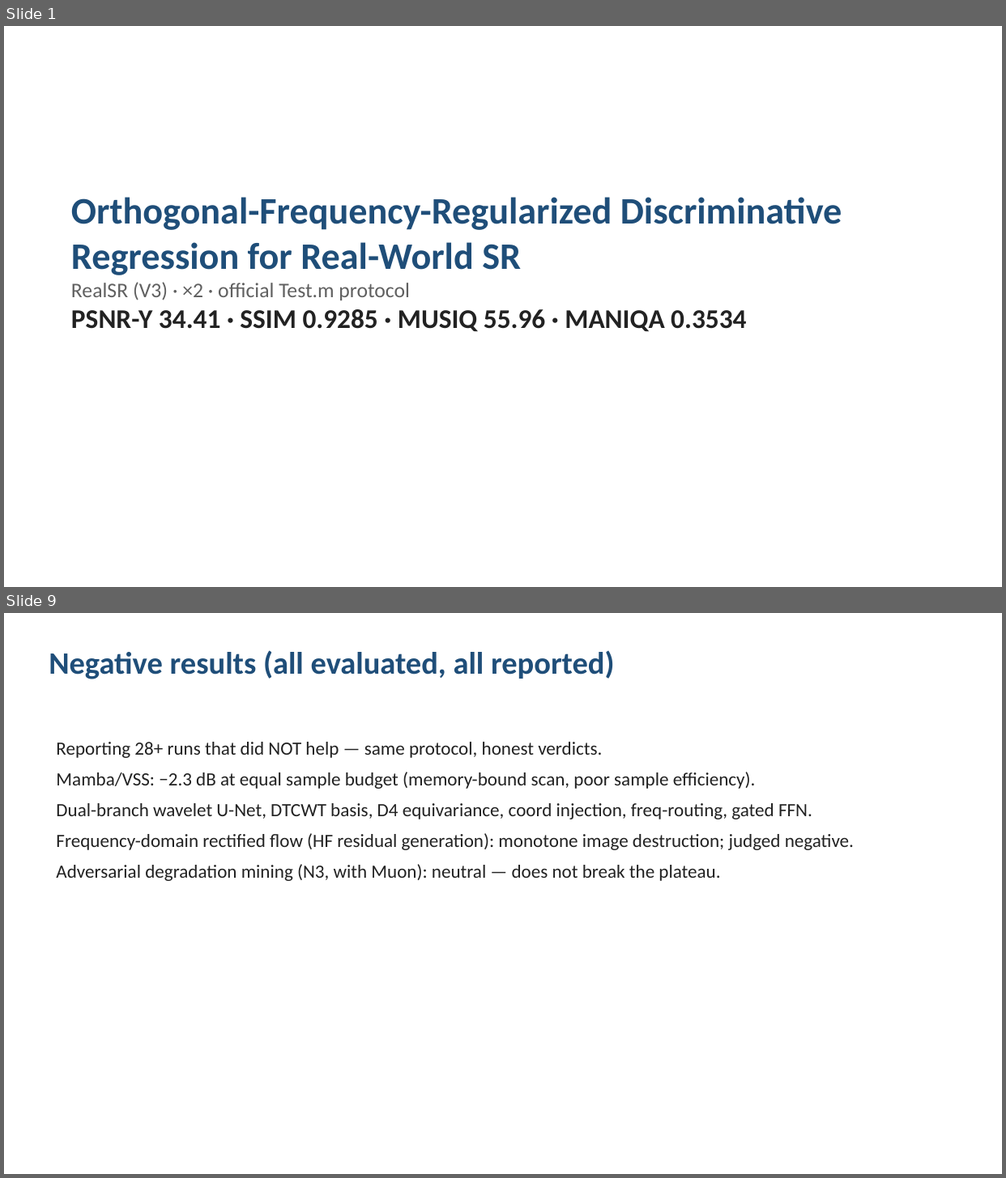
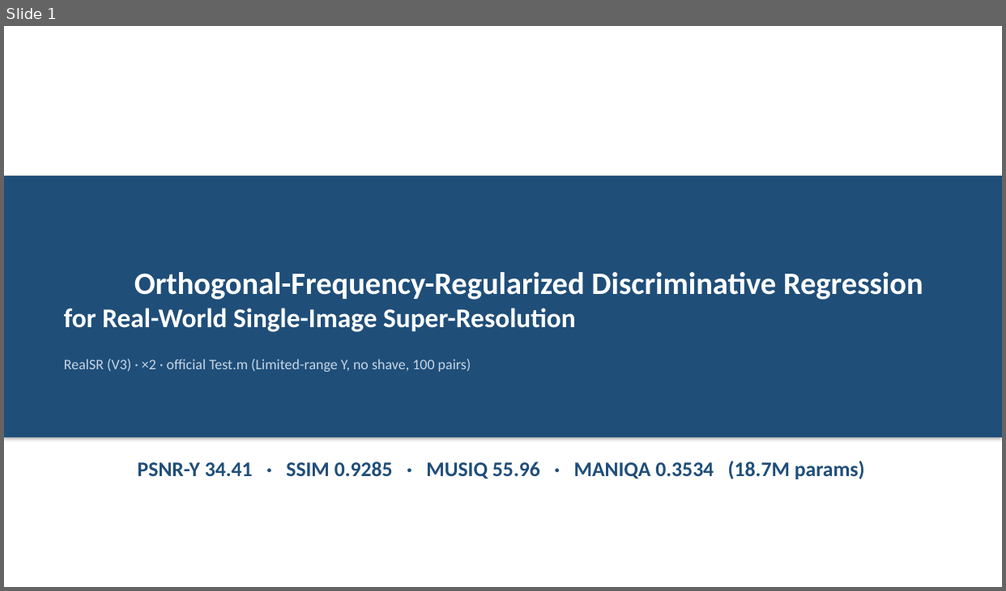
Before and after one commit to KiritoFD/SwinIR-refine, a slide deck: docs/slides.pptx. Shown one above the other, each under a label of ours: slides 1 and 9 before the commit, slide 1 after it; the slides between them are not shown. The pictures are 1006x1178 and 1006x591 pixels, drawn with LibreOffice and Linux fonts; fonts in the diff are those of the drawing. Boxes give left, top, right and bottom in pixels: in the first picture for what was removed or moved away, otherwise in the second. Text is boxed around its words. In the diff, an @@ line names an element or a change of style, - is before the commit and + after.

```diff
--- a/docs/slides.pptx
+++ b/docs/slides.pptx
@@ slide 9 removed at (x1=4, y1=613, x2=1002, y2=1174), background #FFFFFF @@
@@ text removed at (x1=49, y1=650, x2=614, y2=679) @@
-Negative results (all evaluated, all reported)
@@ text removed at (x1=56, y1=742, x2=854, y2=881) @@
-Reporting 28+ runs that did NOT help — same protocol, honest verdicts.
-Mamba/VSS: −2.3 dB at equal sample budget (memory-bound scan, poor sample efficiency).
-Dual-branch wavelet U-Net, DTCWT basis, D4 equivariance, coord injection, freq-routing, gated FFN.
-Frequency-domain rectified flow (HF residual generation): monotone image destruction; judged negative.
-Adversarial degradation mining (N3, with Muon): neutral — does not break the plateau.
@@ slide 1 changed as well @@
@@ rectangle "Orthogonal-Frequency-Regularized Discriminative Regression" resized from (x1=71, y1=197, x2=842, y2=332) to (x1=4, y1=176, x2=1002, y2=437) @@
@@ rectangle "Orthogonal-Frequency-Regularized Discriminative Regression" at (x1=4, y1=176, x2=1002, y2=437): vertical alignment top to middle; fill none to #1F4E79; shadow on @@
@@ text in rectangle at (x1=64, y1=272, x2=923, y2=372): text changed; size 36 to 14 pt; text colour #1F4E79 to #FFFFFF @@
-Orthogonal-Frequency-Regularized Discriminative
-Regression for Real-World SR
-RealSR (V3) · ×2 · official Test.m protocol
-PSNR-Y 34.41 · SSIM 0.9285 · MUSIQ 55.96 · MANIQA 0.3534
+Orthogonal-Frequency-Regularized Discriminative Regression
+for Real-World Single-Image Super-Resolution
+RealSR (V3) · ×2 · official Test.m (Limited-range Y, no shave, 100 pairs)
@@ text added at (x1=138, y1=461, x2=865, y2=480), 20 pt, text #1F4E79, bold @@
+PSNR-Y 34.41 · SSIM 0.9285 · MUSIQ 55.96 · MANIQA 0.3534 (18.7M params)
```
Also in this commit, not shown: 5 other slides changed, 6 slides added, 4 other slides removed, 7 other files.
